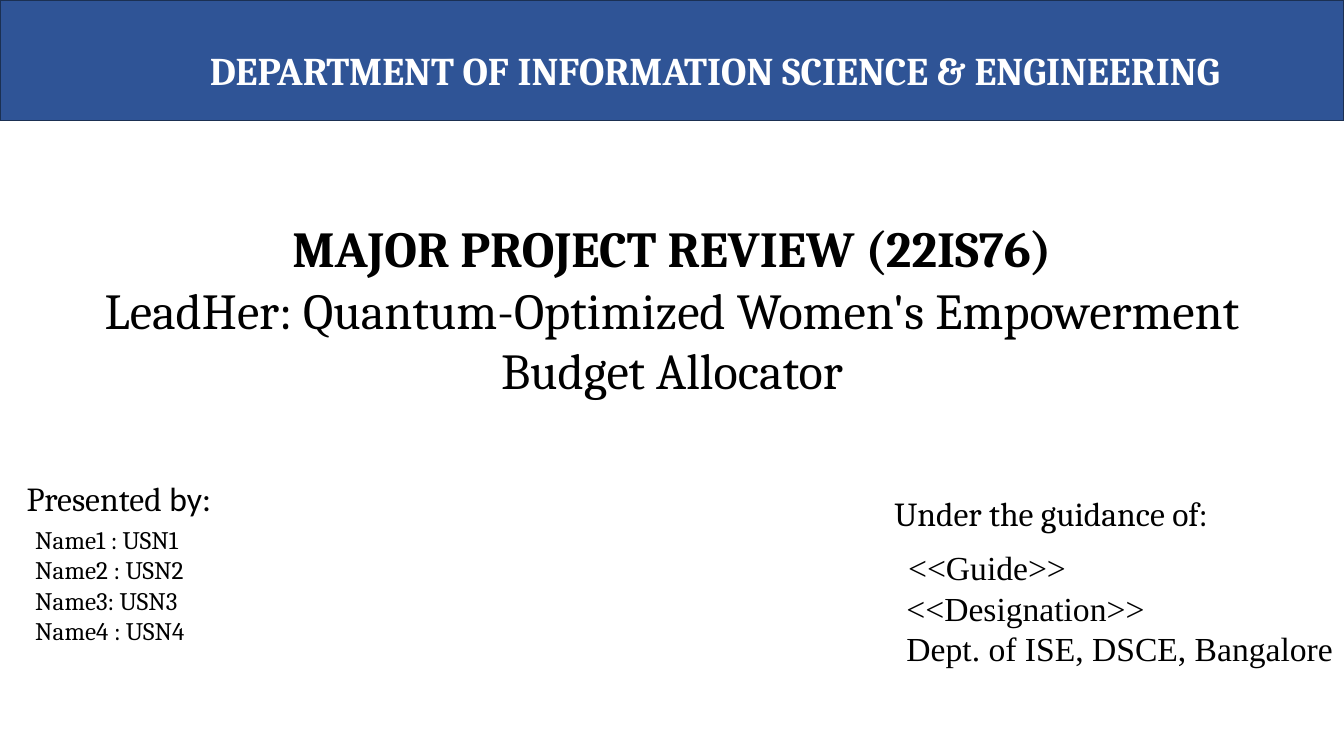
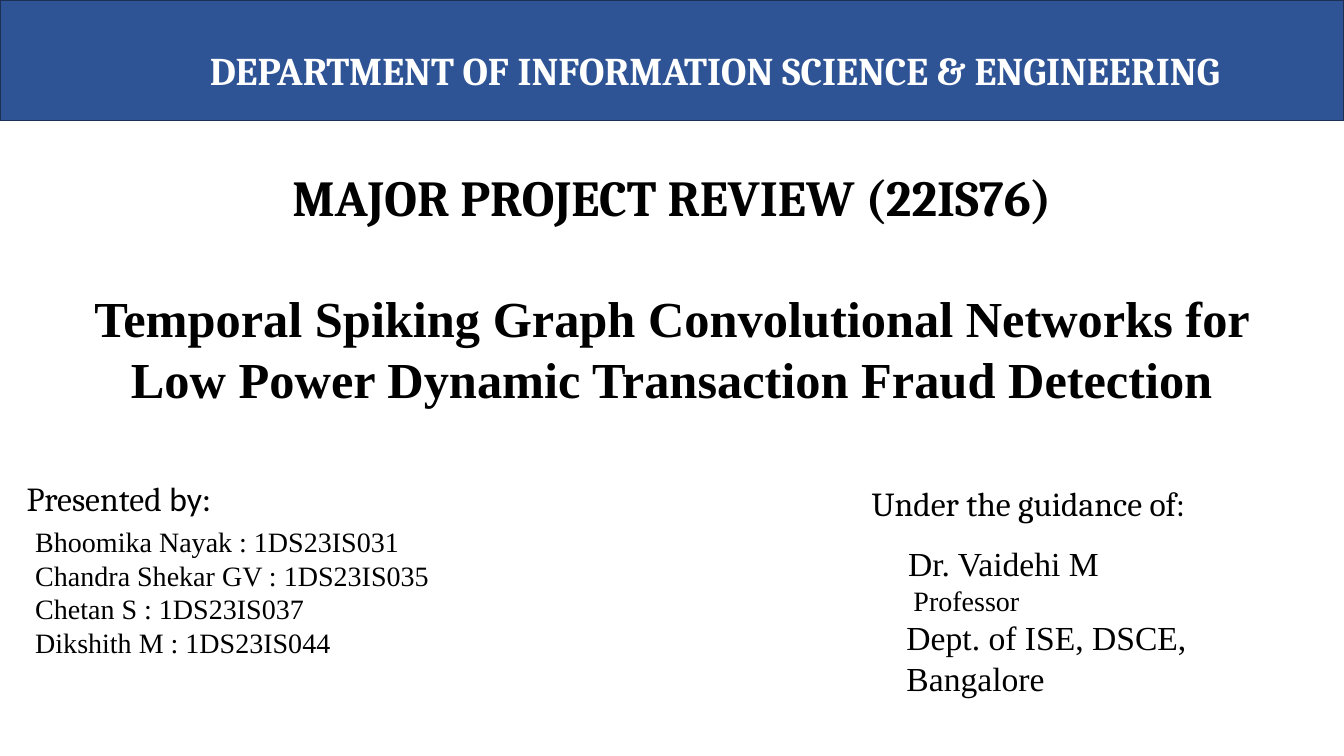
Before and after one commit to Dikshith-Manjunath/FS-Lab, a slide deck: slide 1 of A-08_TG-SNN.pptx. Drawn at 1344x756 pixels with LibreOffice and Linux fonts; fonts in the diff are those of the drawing; background and template pictures are left out. Boxes give left, top, right and bottom in pixels: in the first picture for what was removed or moved away, otherwise in the second. Text is boxed around its words. In the diff, an @@ line names an element or a change of style, - is before the commit and + after.

```diff
--- a/A-08_TG-SNN.pptx
+++ b/A-08_TG-SNN.pptx
@@ text "MAJOR PROJECT REVIEW (22IS76)": place and size @@
-text "MAJOR PROJECT REVIEW (22IS76)" at [105, 230, 1239, 400]
+text "MAJOR PROJECT REVIEW (22IS76)" at [94, 179, 1249, 408]
@@ text at [94, 301, 1249, 408]: text changed; font Cambria to Times New Roman; bold on @@
-LeadHer: Quantum-Optimized Women's Empowerment Budget Allocator
+Temporal Spiking Graph Convolutional Networks for Low Power Dynamic Transaction Fraud Detection
@@ text "Under the guidance of:": place and size @@
-text "Under the guidance of:" at [894, 502, 1208, 534]
+text "Under the guidance of:" at [872, 492, 1186, 524]
@@ text at [35, 532, 429, 654]: text changed; size 18 to 20 pt; font Cambria to Times New Roman @@
-Name1 : USN1
-Name2 : USN2
-Name3: USN3
-Name4 : USN4
+Bhoomika Nayak : 1DS23IS031
+Chandra Shekar GV : 1DS23IS035
+Chetan S : 1DS23IS037
+Dikshith M : 1DS23IS044
@@ text at [906, 552, 1186, 697]: text changed @@
-<<Guide>>
-<<Designation>>
-Dept. of ISE, DSCE, Bangalore
+Dr. Vaidehi M
+Professor
+Dept. of ISE, DSCE,
+Bangalore
```
Also in this commit, not shown: 11 other slides changed, 1 other file.
